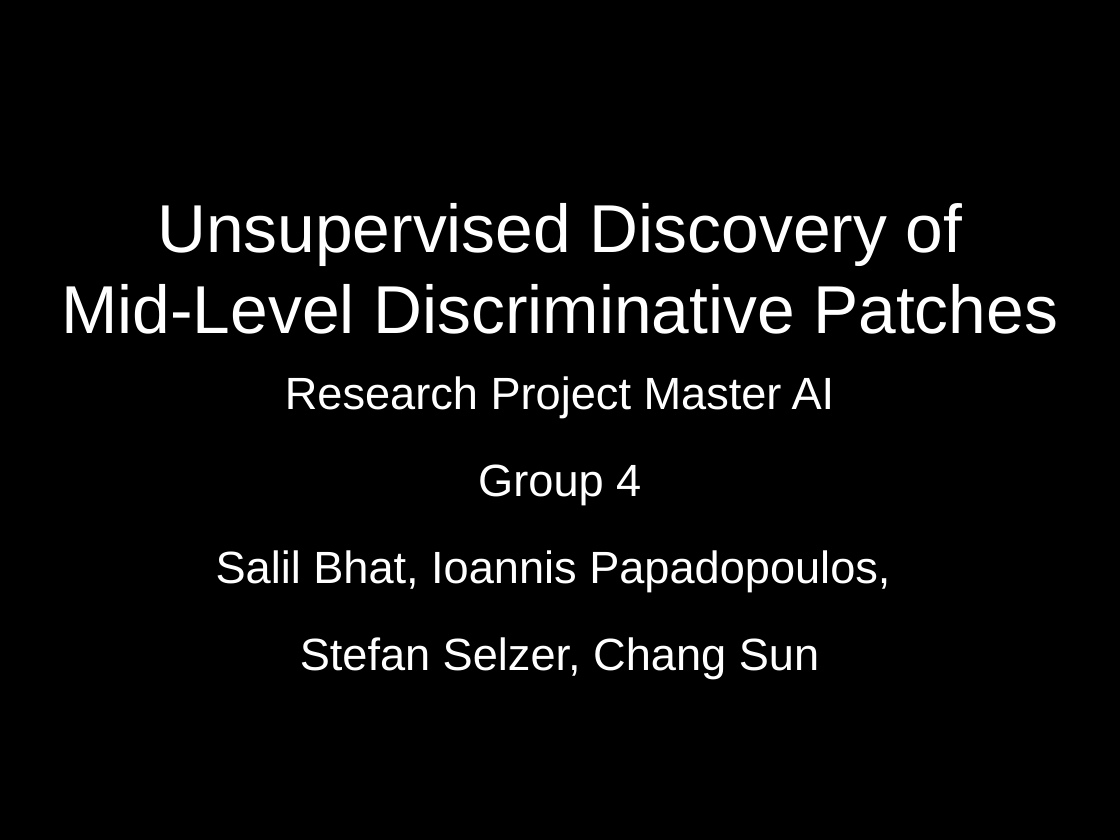
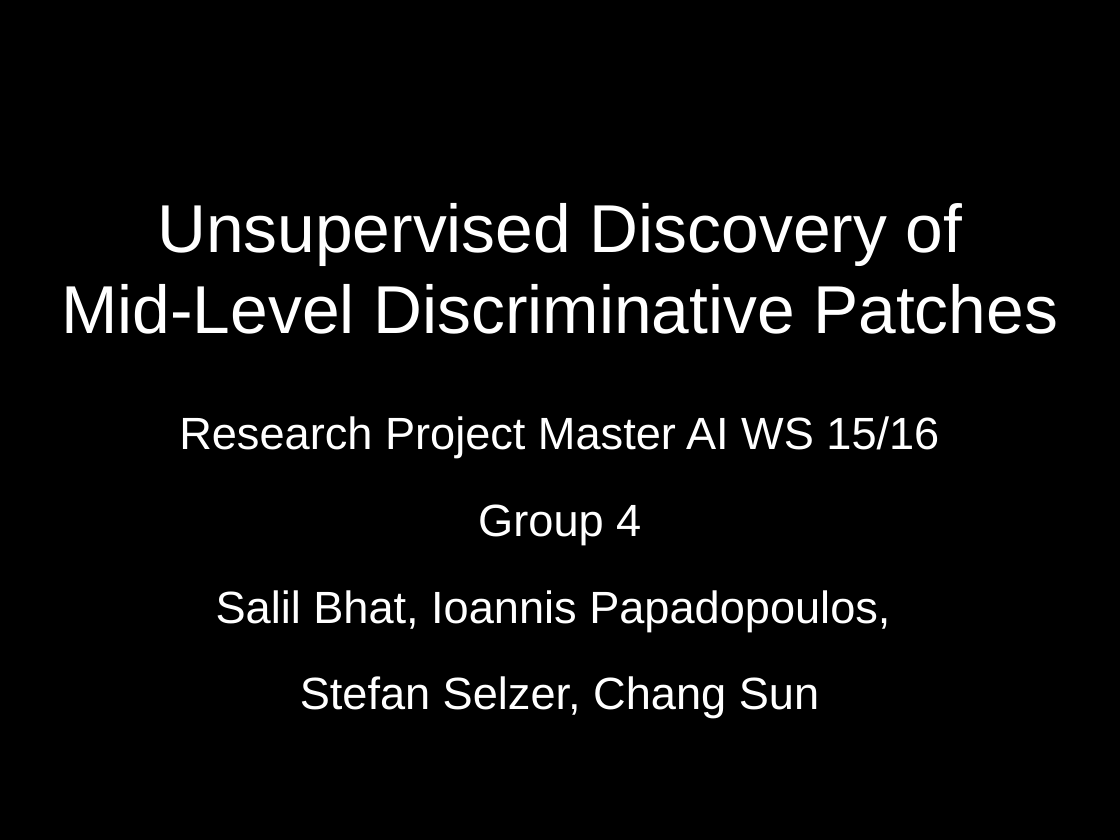
Before and after one commit to GiannisPapadopoulos/DiscriminativePatches, a slide deck: slide 1 of presentations/period1/MAI_Project1_Group4.odp. Drawn at 1120x840 pixels with LibreOffice and Linux fonts; fonts in the diff are those of the drawing. Boxes give left, top, right and bottom in pixels: in the first picture for what was removed or moved away, otherwise in the second. Text is boxed around its words. In the diff, an @@ line names an element or a change of style, - is before the commit and + after.

```diff
--- a/presentations/period1/MAI_Project1_Group4.odp
+++ b/presentations/period1/MAI_Project1_Group4.odp
@@ subtitle at (179, 416, 939, 457): text changed @@
-Research Project Master AI
+Research Project Master AI WS 15/16
```
Also in this commit, not shown: 7 other slides changed, 26 slides added, 2 slides removed.
